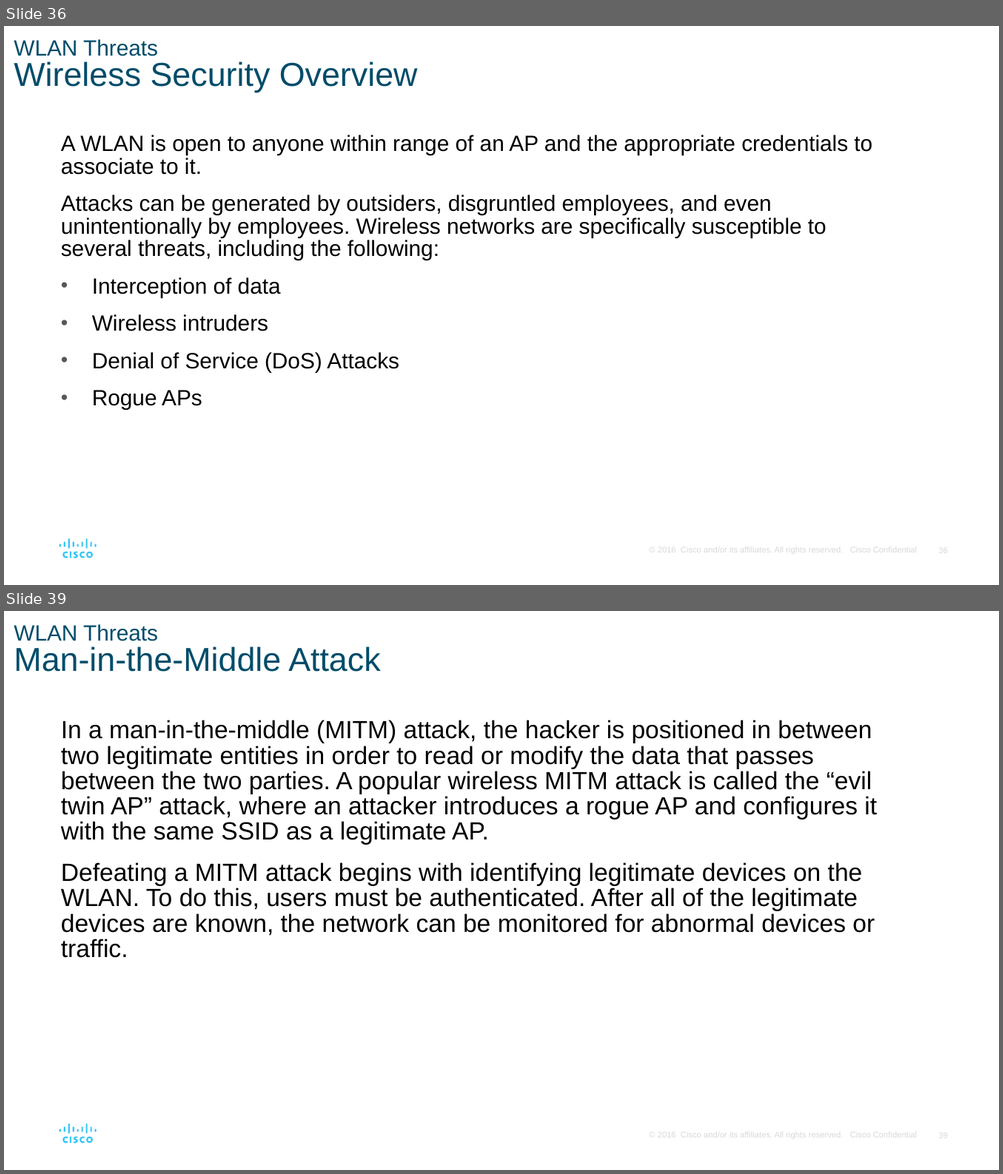
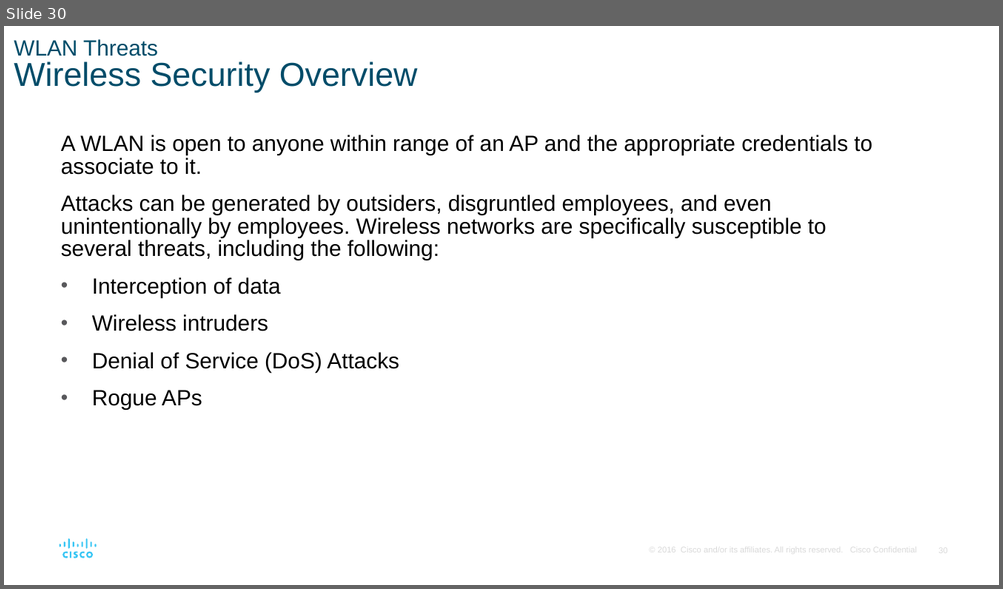
Before and after one commit to ECUbakers/PKH-2154, a slide deck: module5/SRWE_Module_12_talking points.pptx. Shown one above the other, each under a label of ours: slides 36 and 39 before the commit, slide 30 after it; the slides between them are not shown. The pictures are 1003x1174 and 1003x589 pixels, drawn with LibreOffice and Linux fonts; fonts in the diff are those of the drawing. Boxes give left, top, right and bottom in pixels: in the first picture for what was removed or moved away, otherwise in the second. Text is boxed around its words. In the diff, an @@ line names an element or a change of style, - is before the commit and + after.

```diff
--- a/module5/SRWE_Module_12_talking points.pptx
+++ b/module5/SRWE_Module_12_talking points.pptx
@@ slide 39 removed at bbox=[4, 611, 999, 1170], background #FFFFFF; not listed: 16 template elements that a slide beside it also shows @@
@@ title removed at bbox=[14, 624, 380, 672] @@
-WLAN Threats
-Man-in-the-Middle Attack
@@ text removed at bbox=[61, 720, 876, 958] @@
-In a man-in-the-middle (MITM) attack, the hacker is positioned in between two legitimate entities in order to read or modify the data that passes between the two parties. A popular wireless MITM attack is called the “evil twin AP” attack, where an attacker introduces a rogue AP and configures it with the same SSID as a legitimate AP.
-Defeating a MITM attack begins with identifying legitimate devices on the WLAN. To do this, users must be authenticated. After all of the legitimate devices are known, the network can be monitored for abnormal devices or traffic.
@@ what was slide 36 is now slide 30 @@
```
Also in this commit, not shown: 6 slides changed, 11 other slides removed, 1 other file.
